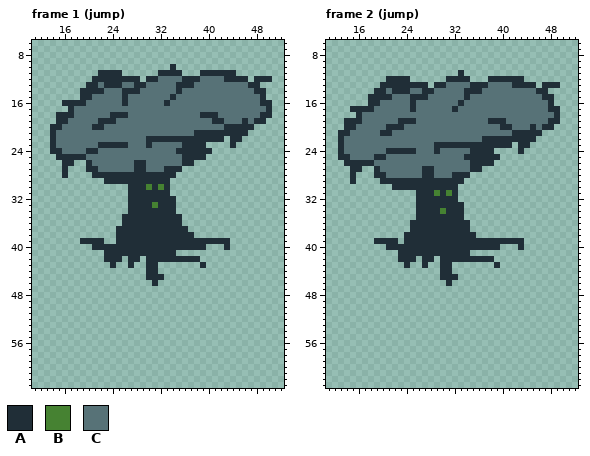
Two states of a pixel-art file, Assets/Sprites/Player.aseprite. The picture above is the old version.
64x64 pixels, 8 frames. Shown: frame 1 (jump): x 11..52, y 6..63; frame 2 (jump): x 11..52, y 6..63. The commit also changed other frames, which this record leaves out.
Palette (. is transparent): A #202e37  B #468232  C #577277
Pixels before, frame 1 (jump) (only the part around the change), first column x 11:
30 ................AAABABA...................
31 ................AAAAAAA...................
32 ................AAAAAAAA..................
33 ................AAAABAAA..................
34 ................AAAAAAAA..................
35 ...............AAAAAAAAAA.................
36 ...............AAAAAAAAAA.................
37 ..............AAAAAAAAAAAA................
38 ..............AAAAAAAAAAAAA...............
39 ........AAAA..AAAAAAAAAAAAAAAAAAA.........
40 ..........AAAAAAAAAAAAAAAAAAA...A.........
41 ............AAAAAAAAAAAA..................
42 ............AAA.AA.AAAAAAAAA..............
43 .............A..A..AA.......A.............
44 ...................AA.....................
45 ...................AAA....................
46 ....................A.....................
47 ..........................................
48 ..........................................
49 ..........................................
50 ..........................................
51 ..........................................
52 ..........................................
53 ..........................................
54 ..........................................
55 ..........................................
56 ..........................................
57 ..........................................
58 ..........................................
59 ..........................................
60 ..........................................
61 ..........................................
62 ..........................................
63 ..........................................
Pixels before, frame 2 (jump) (only the part around the change), first column x 11:
29 ....A....AAAAAAAAAAAAAA...................
30 ...........AAAAAAAAAAA....................
31 ...............AAABABA....................
32 ...............AAAAAAA....................
33 ...............AAAAAAAA...................
34 ...............AAAABAAA...................
35 ...............AAAAAAAA...................
36 ..............AAAAAAAAAA..................
37 ..............AAAAAAAAAA..................
38 .............AAAAAAAAAAAA.................
39 ........AAAA.AAAAAAAAAAAAAAAAAAAA.........
40 ..........AAAAAAAAAAAAAAAAAAA...A.........
41 ............AAAAAAAAAAAA..................
42 ............AAA.AA.AAAAAAAAA..............
43 .............A..A..AA.......A.............
44 ...................AA.....................
45 ...................AAA....................
46 ....................A.....................
47 ..........................................
48 ..........................................
49 ..........................................
50 ..........................................
51 ..........................................
52 ..........................................
53 ..........................................
54 ..........................................
55 ..........................................
56 ..........................................
57 ..........................................
58 ..........................................
59 ..........................................
60 ..........................................
61 ..........................................
62 ..........................................
63 ..........................................
Now the later version:
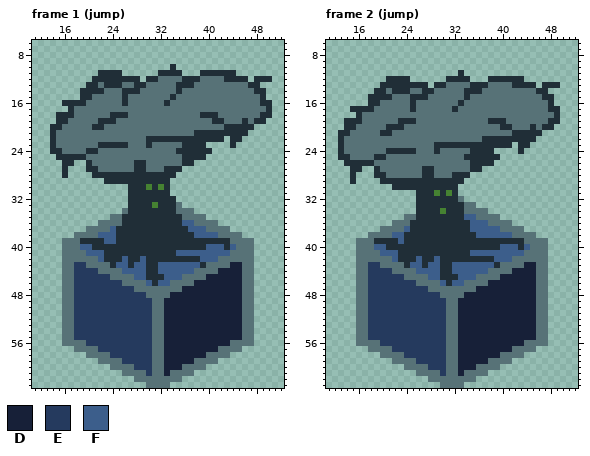
Colours new in this view: D #172038  E #253a5e  F #3c5e8b
Changes in this commit:
layer "Layer 1" now shown
Changed rows in their new state; - is an unchanged pixel.
Frame 1 (jump), layer "Layer 1":
first column x 16:
33 -------------------C------------
34 ----------C--------CCC----------
35 --------CC----------CCCC--------
36 ------CCCC----------FFCCCC------
37 ----CCCCF------------FFFCCCC----
38 --CCCCFFF-------------FFFFCCCC--
39 CCC----FF-------------------CCCC
40 CCCFF-------------------FFF-FCCC
41 CCCCFFF------------FFFFFFFFFCCCC
42 CCCCCCF---F--F---------FFFCCCCCC
43 CCEECCCC-FF-FF--FFFFFFF-CCCCDDCC
44 CCEEEECCCCFFFF--FFFFFFCCCCDDDDCC
45 CCEEEEEECCCCFF---FFFCCCCDDDDDDCC
46 CCEEEEEEEECCCCF-FFCCCCDDDDDDDDCC
47 CCEEEEEEEEEECCCCCCCCDDDDDDDDDDCC
48 CCEEEEEEEEEEEECCCCDDDDDDDDDDDDCC
49 CCEEEEEEEEEEEEECCDDDDDDDDDDDDDCC
50 CCEEEEEEEEEEEEECCDDDDDDDDDDDDDCC
51 CCEEEEEEEEEEEEECCDDDDDDDDDDDDDCC
52 CCEEEEEEEEEEEEECCDDDDDDDDDDDDDCC
53 CCEEEEEEEEEEEEECCDDDDDDDDDDDDDCC
54 CCEEEEEEEEEEEEECCDDDDDDDDDDDDDCC
55 CCEEEEEEEEEEEEECCDDDDDDDDDDDDDCC
56 CCCCEEEEEEEEEEECCDDDDDDDDDDDCCCC
57 --CCCCEEEEEEEEECCDDDDDDDDDCCCC--
58 ----CCCCEEEEEEECCDDDDDDDCCCC----
59 ------CCCCEEEEECCDDDDDCCCC------
60 --------CCCCEEECCDDDCCCC--------
61 ----------CCCCECCDCCCC----------
62 ------------CCCCCCCC------------
63 --------------CCCC--------------
Frame 2 (jump), layer "Layer 1":
first column x 16:
32 -----------------C--------------
33 ------------------CC------------
34 ------------------CCCC----------
35 --------CC--------FFCCCC--------
36 ------CCC----------FFFCCCC------
37 ----CCCCF----------FFFFFCCCC----
38 --CCCCFF------------FFFFFFCCCC--
39 CCC----F--------------------CCCC
40 CCCFF-------------------FFF-FCCC
41 CCCCFFF------------FFFFFFFFFCCCC
42 CCCCCCF---F--F---------FFFCCCCCC
43 CCEECCCC-FF-FF--FFFFFFF-CCCCDDCC
44 CCEEEECCCCFFFF--FFFFFFCCCCDDDDCC
45 CCEEEEEECCCCFF---FFFCCCCDDDDDDCC
46 CCEEEEEEEECCCCF-FFCCCCDDDDDDDDCC
47 CCEEEEEEEEEECCCCCCCCDDDDDDDDDDCC
48 CCEEEEEEEEEEEECCCCDDDDDDDDDDDDCC
49 CCEEEEEEEEEEEEECCDDDDDDDDDDDDDCC
50 CCEEEEEEEEEEEEECCDDDDDDDDDDDDDCC
51 CCEEEEEEEEEEEEECCDDDDDDDDDDDDDCC
52 CCEEEEEEEEEEEEECCDDDDDDDDDDDDDCC
53 CCEEEEEEEEEEEEECCDDDDDDDDDDDDDCC
54 CCEEEEEEEEEEEEECCDDDDDDDDDDDDDCC
55 CCEEEEEEEEEEEEECCDDDDDDDDDDDDDCC
56 CCCCEEEEEEEEEEECCDDDDDDDDDDDCCCC
57 --CCCCEEEEEEEEECCDDDDDDDDDCCCC--
58 ----CCCCEEEEEEECCDDDDDDDCCCC----
59 ------CCCCEEEEECCDDDDDCCCC------
60 --------CCCCEEECCDDDCCCC--------
61 ----------CCCCECCDCCCC----------
62 ------------CCCCCCCC------------
63 --------------CCCC--------------
